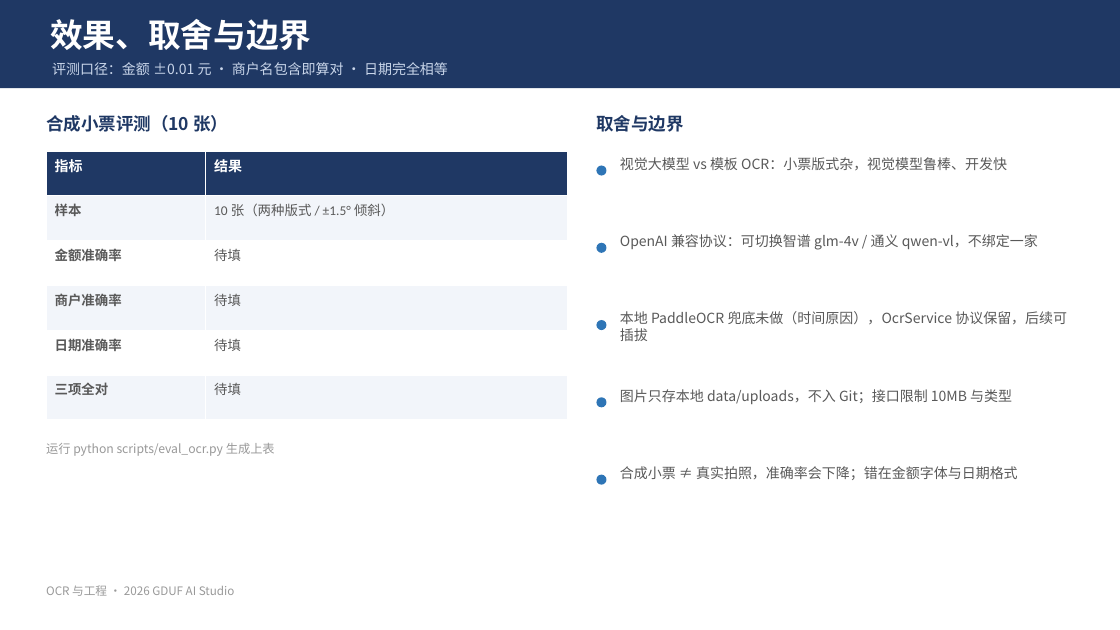
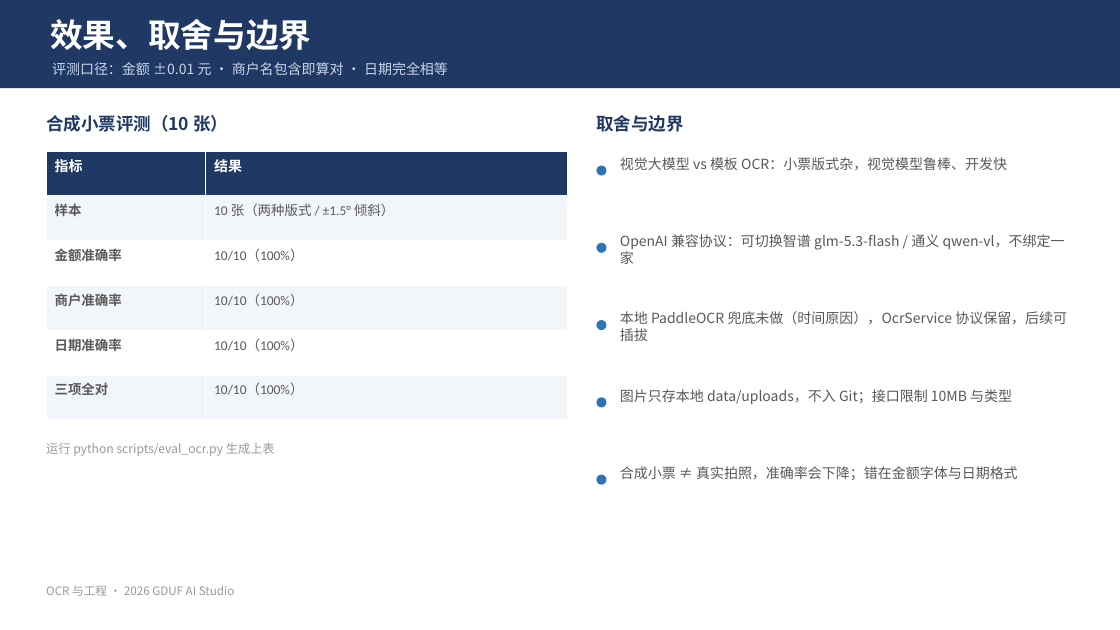
Before and after one commit to KuGua-Gu/gduf-ai-assistant, a slide deck: slide 3 of docs/assets/ocr-slides.pptx. Drawn at 1120x630 pixels with LibreOffice and Linux fonts; fonts in the diff are those of the drawing. Boxes give left, top, right and bottom in pixels: in the first picture for what was removed or moved away, otherwise in the second. Text is boxed around its words. In the diff, an @@ line names an element or a change of style, - is before the commit and + after.

```diff
--- a/docs/assets/ocr-slides.pptx
+++ b/docs/assets/ocr-slides.pptx
@@ table at box(46, 151, 567, 420) @@
-row 3, column 2: 待填
+row 3, column 2: 10/10（100%）
-row 4, column 2: 待填
+row 4, column 2: 10/10（100%）
-row 5, column 2: 待填
+row 5, column 2: 10/10（100%）
-row 6, column 2: 待填
+row 6, column 2: 10/10（100%）
@@ text at box(620, 234, 1065, 264): text changed @@
-OpenAI 兼容协议：可切换智谱 glm-4v / 通义 qwen-vl，不绑定一家
+OpenAI 兼容协议：可切换智谱 glm-5.3-flash / 通义 qwen-vl，不绑定一家
```
Also in this commit, not shown: 2 other files.
